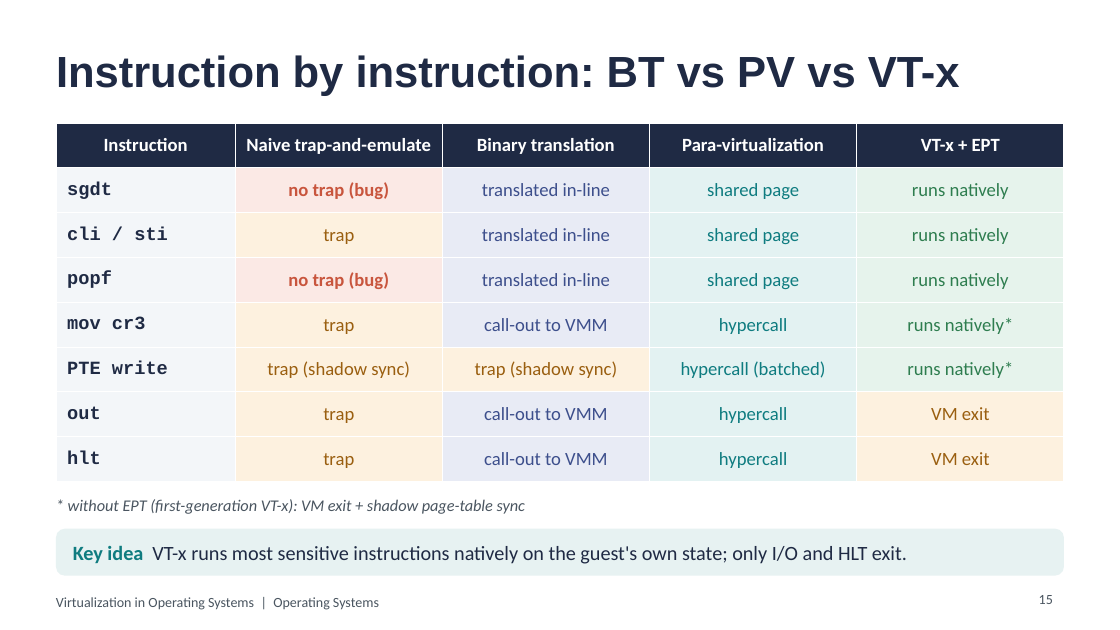
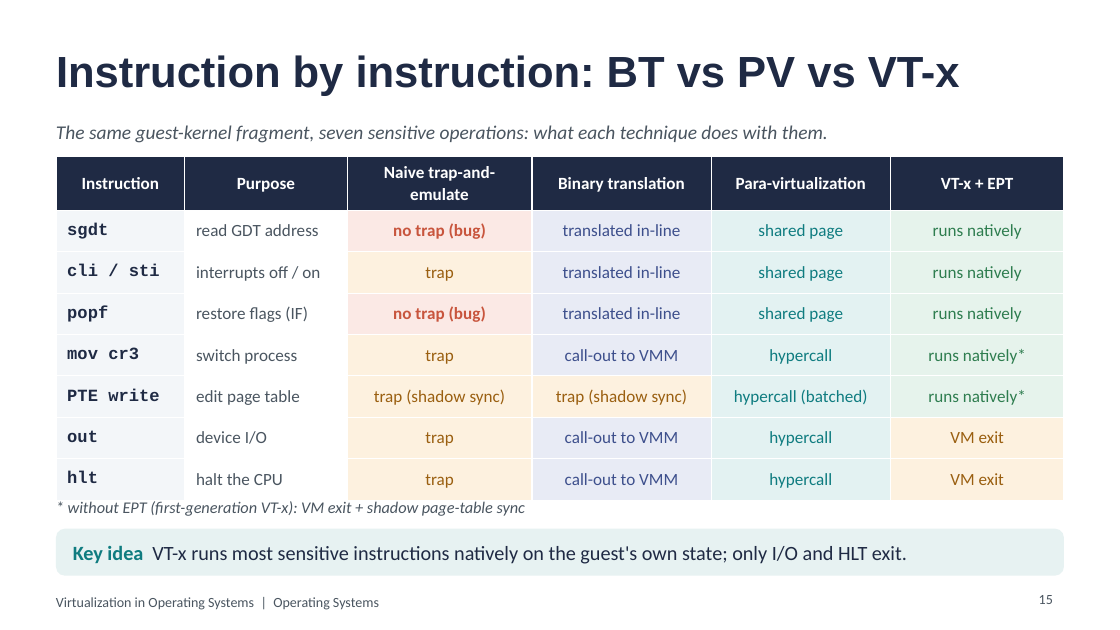
Before and after one commit to aliyassine22/OS-Virtualization, a slide deck: slide 15 of presentation/powerpoint/Virtualization_in_OS.pptx. Drawn at 1120x630 pixels with LibreOffice and Linux fonts; fonts in the diff are those of the drawing. Boxes give left, top, right and bottom in pixels: in the first picture for what was removed or moved away, otherwise in the second. Text is boxed around its words. In the diff, an @@ line names an element or a change of style, - is before the commit and + after.

```diff
--- a/presentation/powerpoint/Virtualization_in_OS.pptx
+++ b/presentation/powerpoint/Virtualization_in_OS.pptx
@@ text added at (56, 125, 828, 143), 12.5 pt, text #4A5560, italic @@
+The same guest-kernel fragment, seven sensitive operations: what each technique does with them.
@@ table at (56, 157, 1064, 492) @@
+column 2: Purpose | read GDT address | interrupts off / on | restore flags (IF) | switch process | edit page table | device I/O | halt the CPU
@@ table: place and size @@
-table at (56, 123, 1064, 472)
+table at (56, 157, 1064, 492)
```
Also in this commit, not shown: 14 other slides changed, 26 other files.
